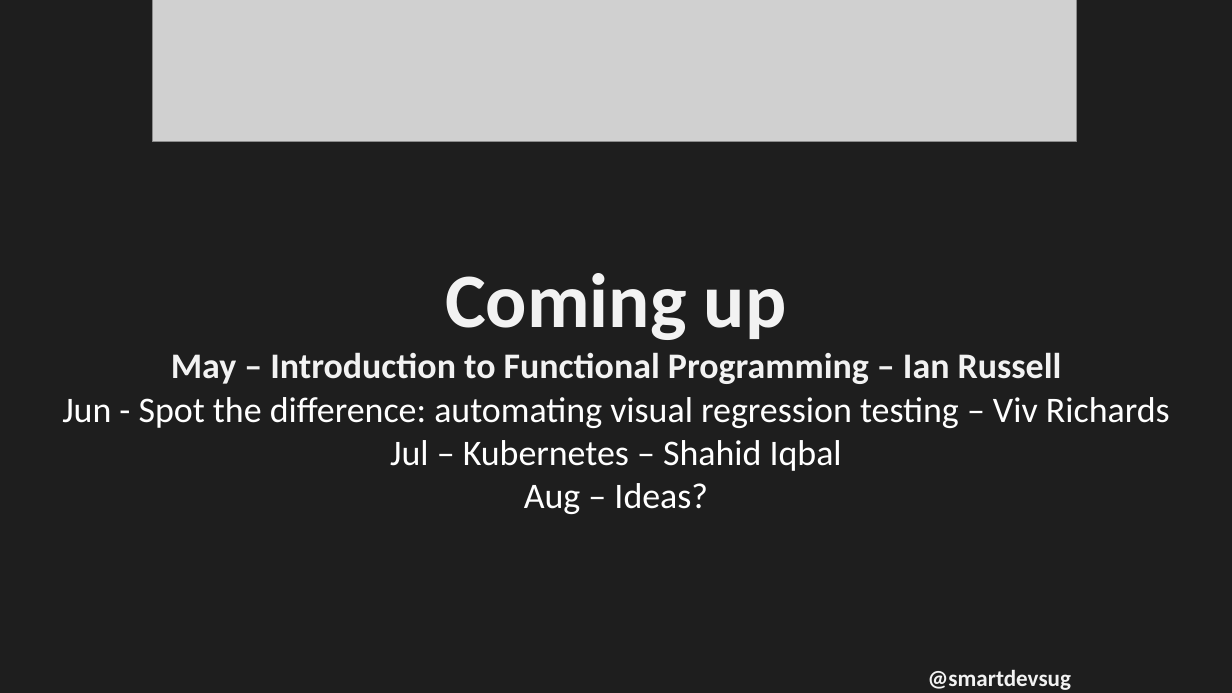
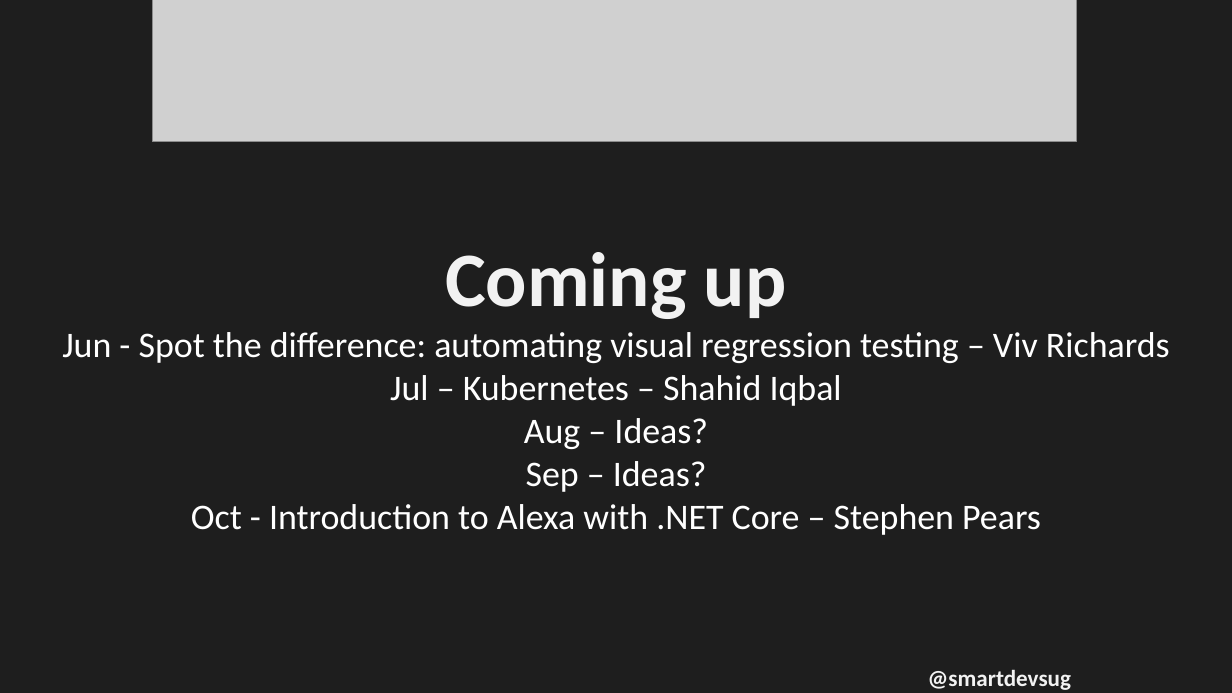
Before and after one commit to rippo/smartdevs, a slide deck: slide 5 of WelcomePresentation-SmartDevs.pptx. Drawn at 1232x693 pixels with LibreOffice and Linux fonts; fonts in the diff are those of the drawing; grey boxes stand for pictures. Boxes give left, top, right and bottom in pixels: in the first picture for what was removed or moved away, otherwise in the second. Text is boxed around its words. In the diff, an @@ line names an element or a change of style, - is before the commit and + after.

Commit message:
updated for may

```diff
--- a/WelcomePresentation-SmartDevs.pptx
+++ b/WelcomePresentation-SmartDevs.pptx
@@ text at box(171, 352, 1062, 384): paragraph removed @@
-May – Introduction to Functional Programming – Ian Russell
@@ text at box(191, 461, 1041, 535): paragraphs added @@
+Sep – Ideas?
+Oct - Introduction to Alexa with .NET Core – Stephen Pears
```
Also in this commit, not shown: 1 other slide changed.
